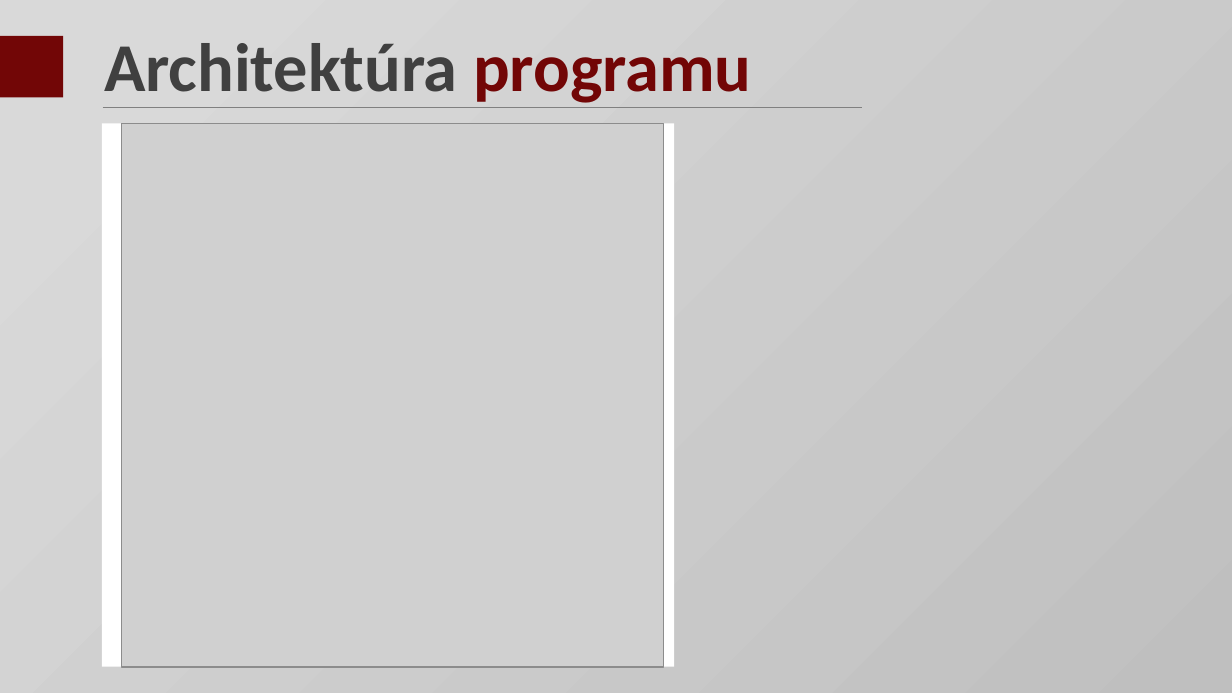
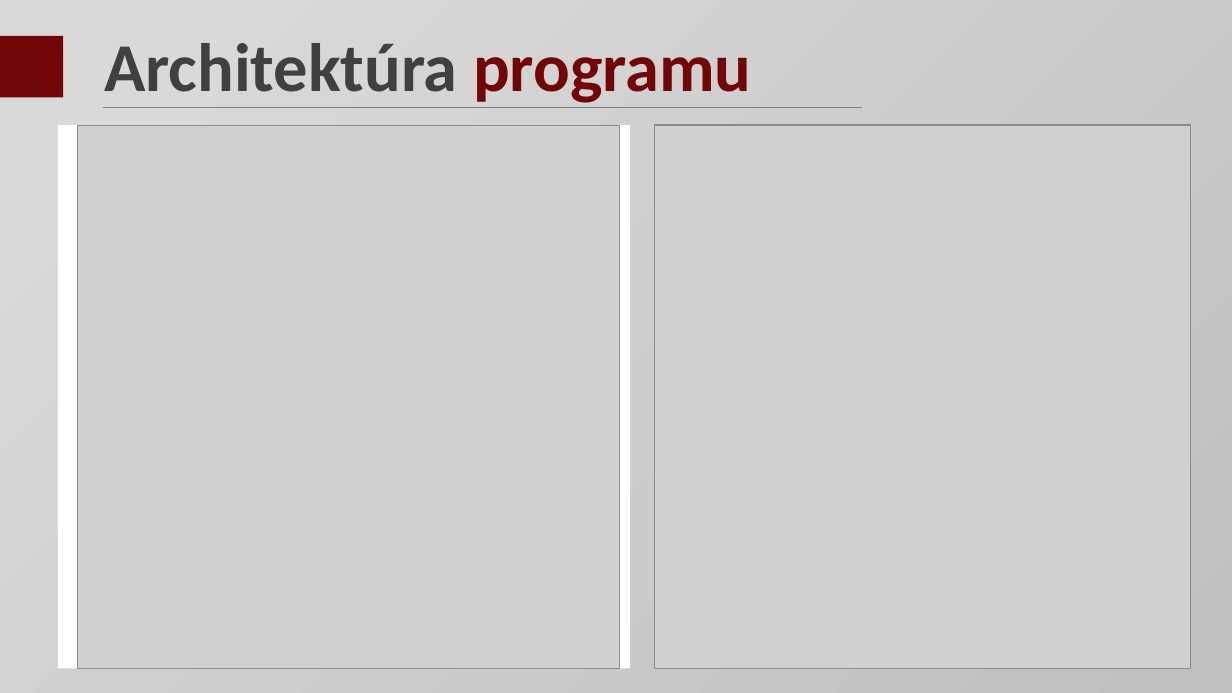
Before and after one commit to Innovators-Team10/Documentation, a slide deck: slide 8 of Dokumentacie/Ostatne/Prezentacie/LS/Tim10-final_prezentacia.pptx. Drawn at 1232x693 pixels with LibreOffice and Linux fonts; fonts in the diff are those of the drawing; grey boxes stand for pictures. Boxes give left, top, right and bottom in pixels: in the first picture for what was removed or moved away, otherwise in the second. Text is boxed around its words. In the diff, an @@ line names an element or a change of style, - is before the commit and + after.

Commit message:
[!] mini upravy

```diff
--- a/Dokumentacie/Ostatne/Prezentacie/LS/Tim10-final_prezentacia.pptx
+++ b/Dokumentacie/Ostatne/Prezentacie/LS/Tim10-final_prezentacia.pptx
@@ rectangle: place and size @@
-rectangle at (102, 123, 675, 667)
+rectangle at (58, 126, 631, 669)
@@ picture: place and size @@
-picture at (122, 123, 664, 667)
+picture at (78, 126, 620, 669)
@@ picture added at (654, 126, 1190, 669) @@
```
